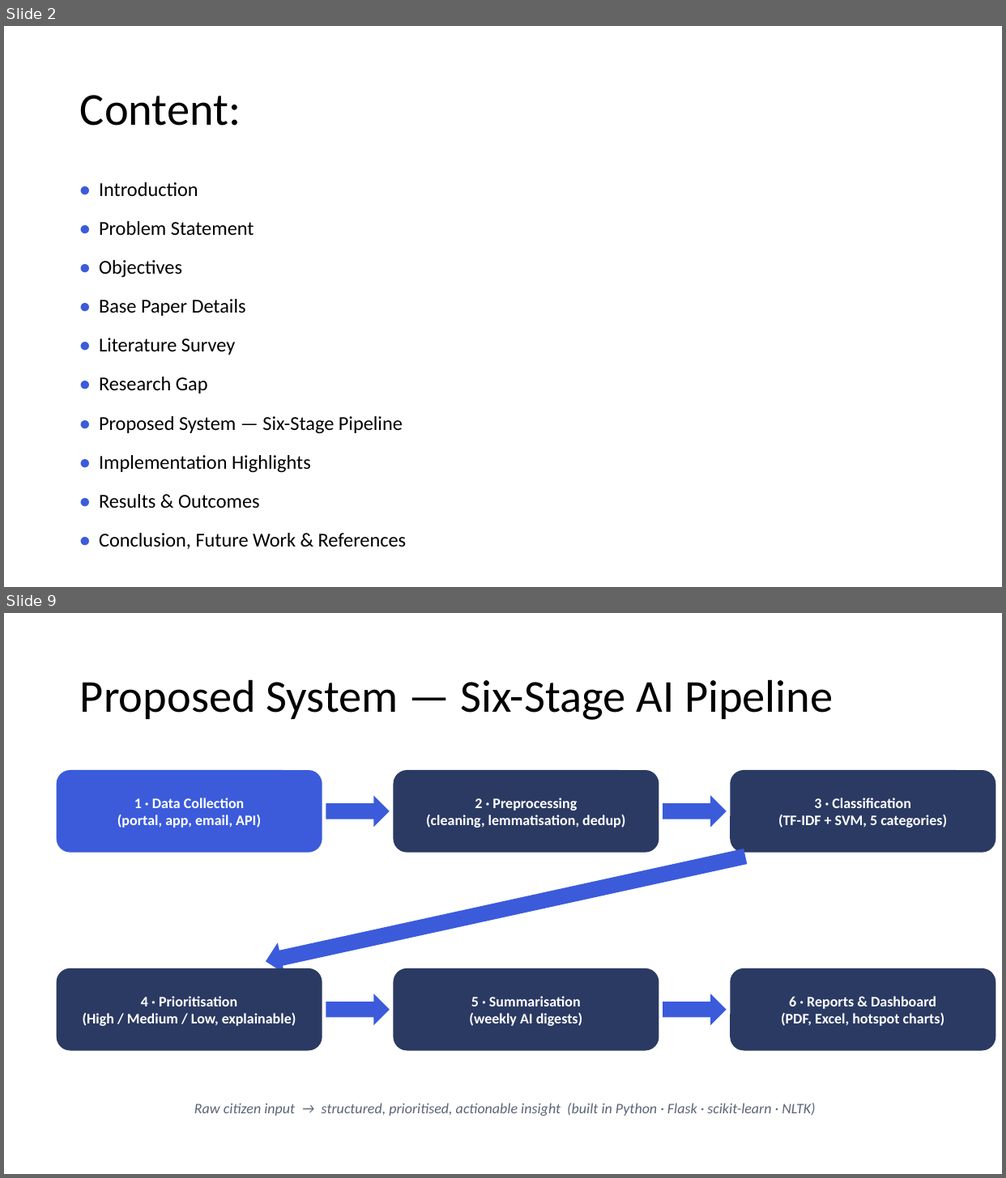
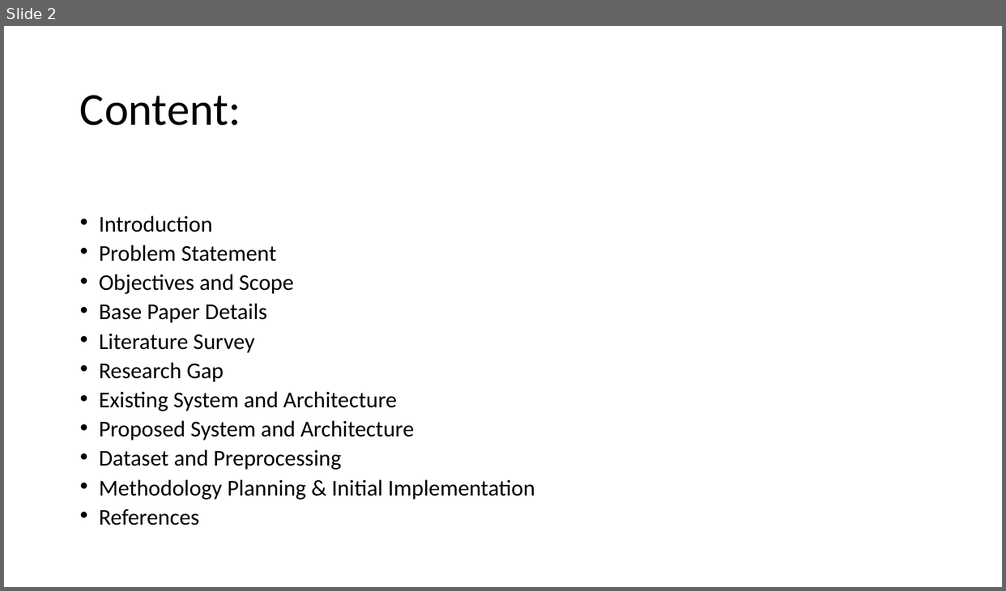
Before and after one commit to Mudit021/CivicSense-AI-Based-Citizen-Complaint-Analyzer, a slide deck: Project_Presentation.pptx. Shown one above the other, each under a label of ours: slides 2 and 9 before the commit, slide 2 after it; the slides between them are not shown. The pictures are 1006x1178 and 1006x591 pixels, drawn with LibreOffice and Linux fonts; fonts in the diff are those of the drawing. Boxes give left, top, right and bottom in pixels: in the first picture for what was removed or moved away, otherwise in the second. Text is boxed around its words. In the diff, an @@ line names an element or a change of style, - is before the commit and + after.

```diff
--- a/Project_Presentation.pptx
+++ b/Project_Presentation.pptx
@@ slide 9 removed at (4,613,1002,1174), background #FFFFFF @@
@@ title removed at (80,679,833,720) @@
-Proposed System — Six-Stage AI Pipeline
@@ rounded rectangle removed at (57,770,322,853) @@
-1 · Data Collection
-(portal, app, email, API)
@@ rounded rectangle removed at (394,770,659,853) @@
-2 · Preprocessing
-(cleaning, lemmatisation, dedup)
@@ rounded rectangle removed at (731,770,996,853) @@
-3 · Classification
-(TF-IDF + SVM, 5 categories)
@@ right arrow removed at (326,796,390,827) @@
@@ right arrow removed at (663,796,727,827) @@
@@ down arrow removed at (262,841,748,977) @@
@@ rounded rectangle removed at (57,969,322,1051) @@
-4 · Prioritisation
-(High / Medium / Low, explainable)
@@ rounded rectangle removed at (394,969,659,1051) @@
-5 · Summarisation
-(weekly AI digests)
@@ rounded rectangle removed at (731,969,996,1051) @@
-6 · Reports & Dashboard
-(PDF, Excel, hotspot charts)
@@ right arrow removed at (326,994,390,1025) @@
@@ right arrow removed at (663,994,727,1025) @@
@@ text removed at (194,1103,815,1116) @@
-Raw citizen input → structured, prioritised, actionable insight (built in Python · Flask · scikit-learn · NLTK)
@@ slide 2 changed as well @@
@@ text at (99,216,535,526): text changed; size 19 to 21.7 pt @@
-• Introduction
-• Problem Statement
-• Objectives
-• Base Paper Details
-• Literature Survey
-• Research Gap
-• Proposed System — Six-Stage Pipeline
-• Implementation Highlights
-• Results & Outcomes
-• Conclusion, Future Work & References
+• Introduction
+• Problem Statement
+• Objectives and Scope
+• Base Paper Details
+• Literature Survey
+• Research Gap
+• Existing System and Architecture
+• Proposed System and Architecture
+• Dataset and Preprocessing
+• Methodology Planning & Initial Implementation
+• References
```
Also in this commit, not shown: 7 other slides changed, 5 slides added, 3 other slides removed, 28 other files.
